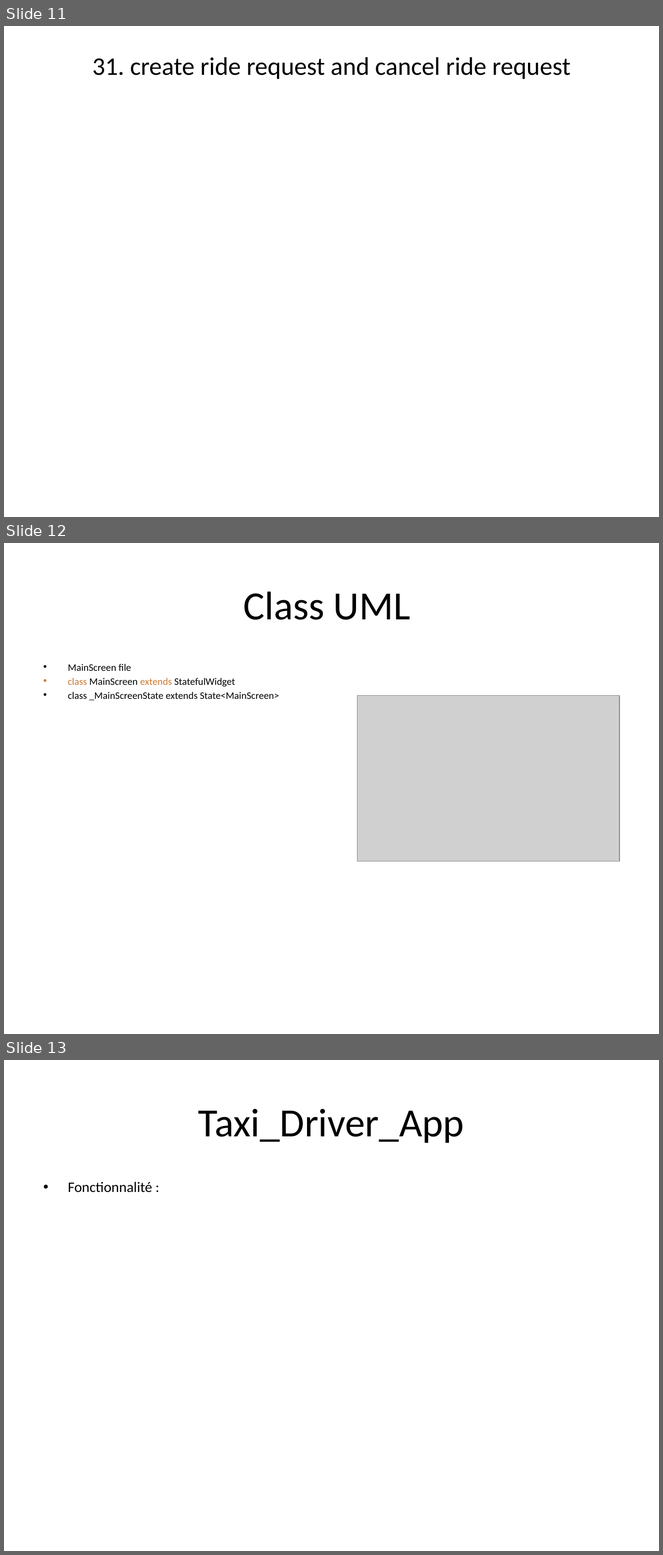
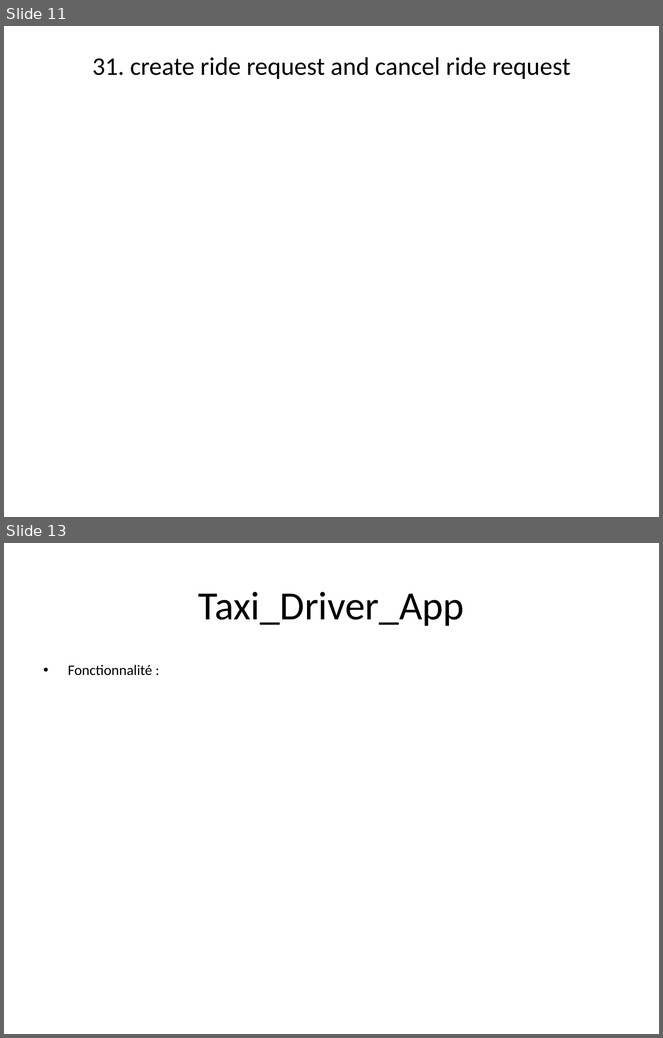
Before and after one commit to Devsaci/projest-taxi_app-reference, a slide deck: Taxi_App Presentation.pptx. Shown one above the other, each under a label of ours: slides 11, 12 and 13 before the commit, slides 11 and 13 after it; the slides between them are not shown. The pictures are 663x1555 and 663x1038 pixels, drawn with LibreOffice and Linux fonts; fonts in the diff are those of the drawing; grey boxes stand for pictures. Boxes give left, top, right and bottom in pixels: in the first picture for what was removed or moved away, otherwise in the second. Text is boxed around its words. In the diff, an @@ line names an element or a change of style, - is before the commit and + after.

```diff
--- a/Taxi_App Presentation.pptx
+++ b/Taxi_App Presentation.pptx
@@ slide 12 removed at (x1=4, y1=543, x2=659, y2=1034), background #FFFFFF @@
@@ title removed at (x1=244, y1=591, x2=411, y2=620) @@
-Class UML
@@ text removed at (x1=68, y1=664, x2=279, y2=701) @@
-• MainScreen file
-• class MainScreen extends StatefulWidget
-• class _MainScreenState extends State<MainScreen>
@@ picture removed at (x1=357, y1=696, x2=619, y2=861) @@
```
Also in this commit, not shown: 1 slide added, 6 other files.
